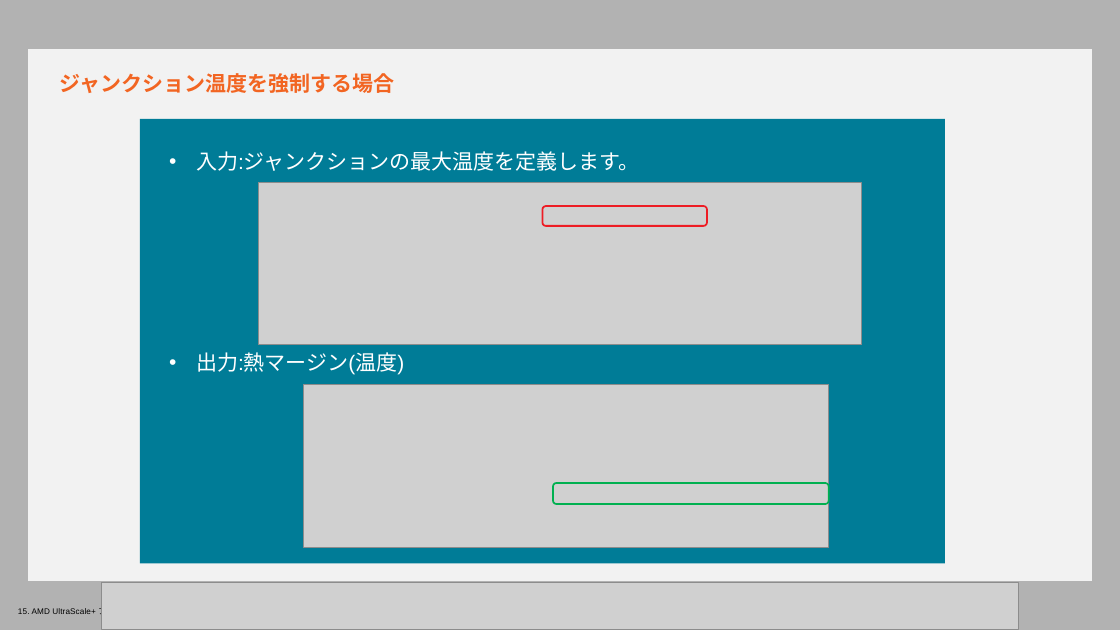
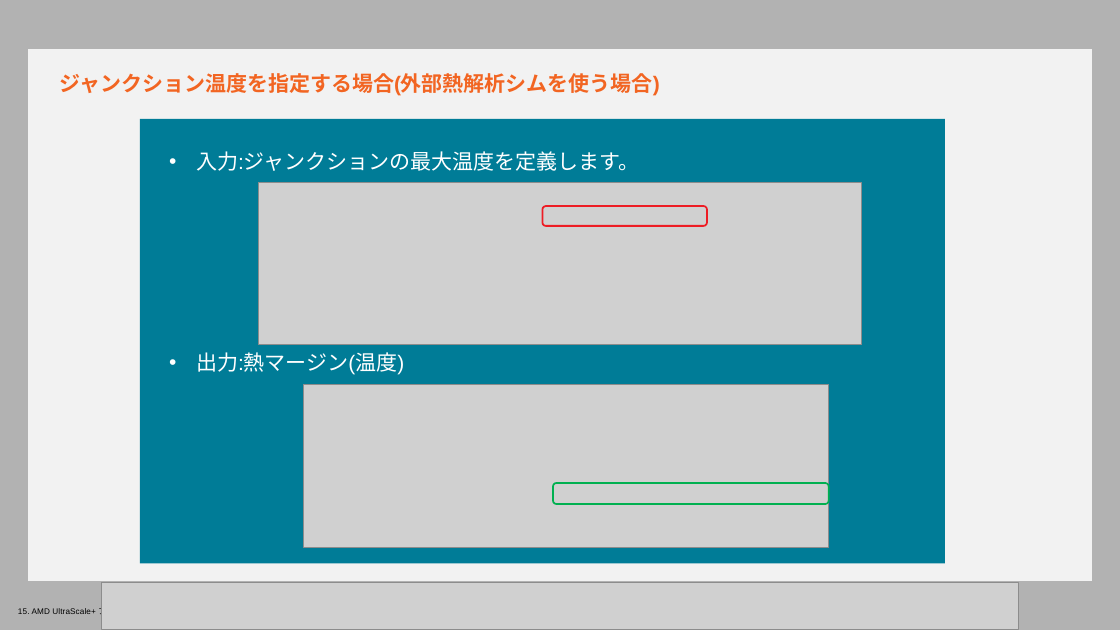
Before and after one commit to hdlabjk/spusp, a slide deck: slide 9 of doc/slides_docx/15. AMD UltraScale+ Architecture Power Design Manager_ILT_translated_ja.pptx. Drawn at 1120x630 pixels with LibreOffice and Linux fonts; fonts in the diff are those of the drawing; grey boxes stand for pictures; background and template pictures are left out. Boxes give left, top, right and bottom in pixels: in the first picture for what was removed or moved away, otherwise in the second. Text is boxed around its words. In the diff, an @@ line names an element or a change of style, - is before the commit and + after.

```diff
--- a/doc/slides_docx/15. AMD UltraScale+ Architecture Power Design Manager_ILT_translated_ja.pptx
+++ b/doc/slides_docx/15. AMD UltraScale+ Architecture Power Design Manager_ILT_translated_ja.pptx
@@ text at [59, 73, 660, 96]: text changed @@
-ジャンクション温度を強制する場合
+ジャンクション温度を指定する場合(外部熱解析シムを使う場合)
```
Also in this commit, not shown: 2 other slides changed, 9 other files.
